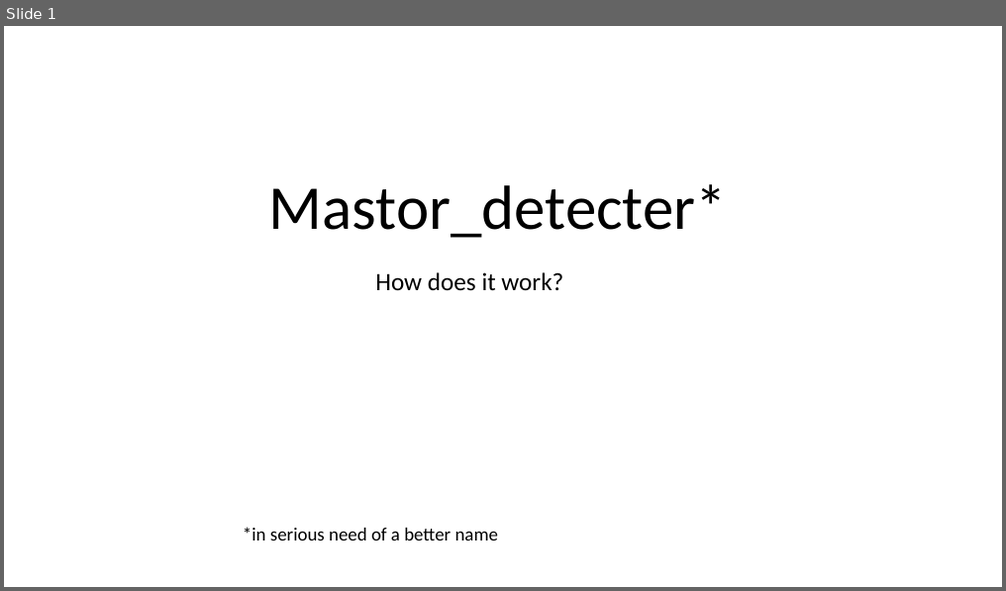
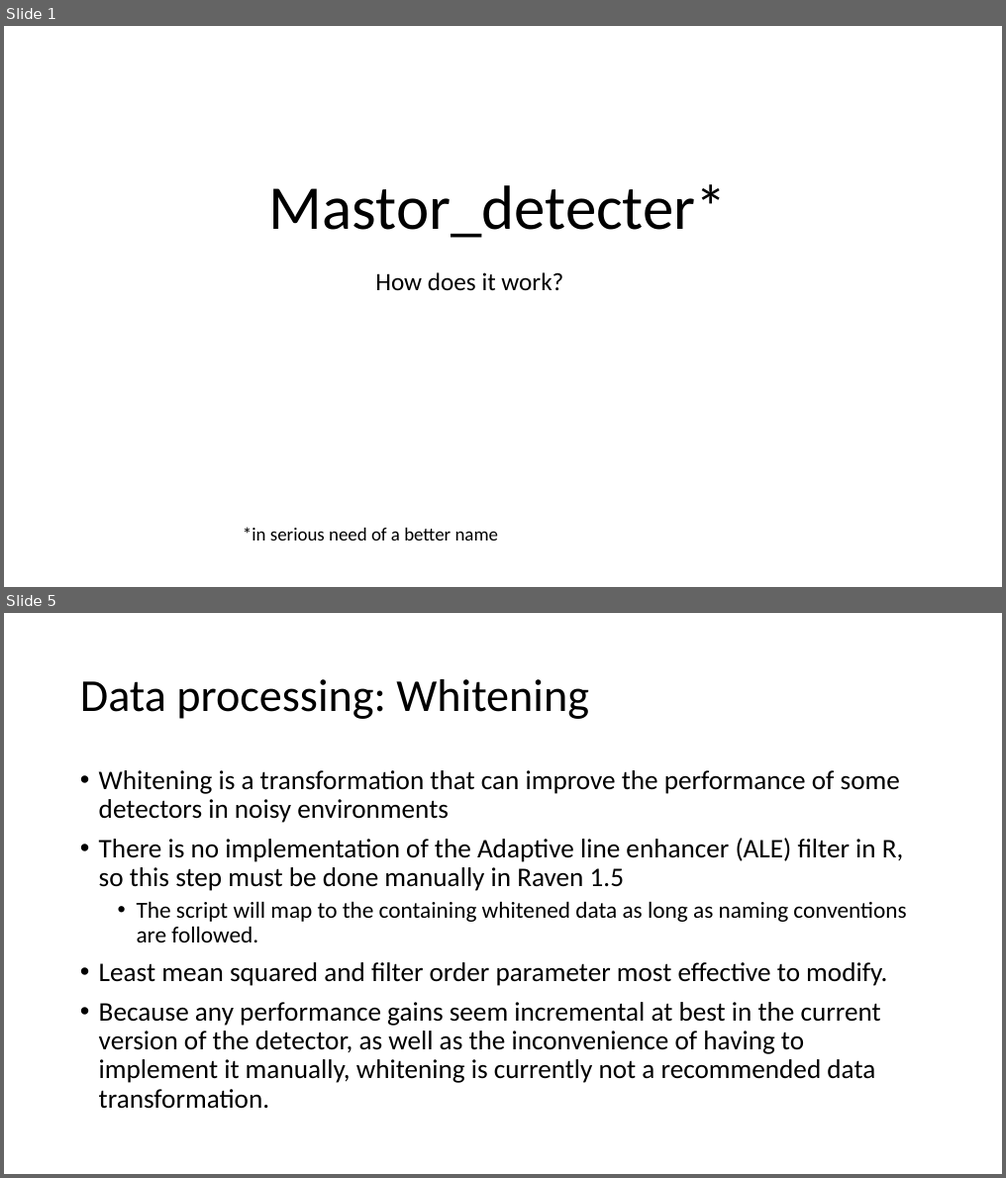
Before and after one commit to DanWoodrich/RavenBLEDscripts, a slide deck: Data/Paper/Mastor_detecter.pptx. Shown one above the other, each under a label of ours: slide 1 before the commit, slides 1 and 5 after it; the slides between them are not shown. The pictures are 1006x591 and 1006x1178 pixels, drawn with LibreOffice and Linux fonts; fonts in the diff are those of the drawing. Boxes give left, top, right and bottom in pixels: in the first picture for what was removed or moved away, otherwise in the second. Text is boxed around its words. In the diff, an @@ line names an element or a change of style, - is before the commit and + after.

```diff
--- a/Data/Paper/Mastor_detecter.pptx
+++ b/Data/Paper/Mastor_detecter.pptx
@@ slide 5 added at (x1=4, y1=613, x2=1002, y2=1174), background #FFFFFF @@
@@ title added at (x1=80, y1=679, x2=589, y2=719), 44 pt, text #000000 @@
+Data processing: Whitening
@@ text added at (x1=99, y1=770, x2=906, y2=1109), 25.9 pt, text #000000 @@
+• Whitening is a transformation that can improve the performance of some detectors in noisy environments
+• There is no implementation of the Adaptive line enhancer (ALE) filter in R, so this step must be done manually in Raven 1.5
+  • The script will map to the containing whitened data as long as naming conventions are followed.
+• Least mean squared and filter order parameter most effective to modify.
+• Because any performance gains seem incremental at best in the current version of the detector, as well as the inconvenience of having to implement it manually, whitening is currently not a recommended data transformation.
```
Also in this commit, not shown: 3 slides changed, 2 other slides added, 4 other files.
